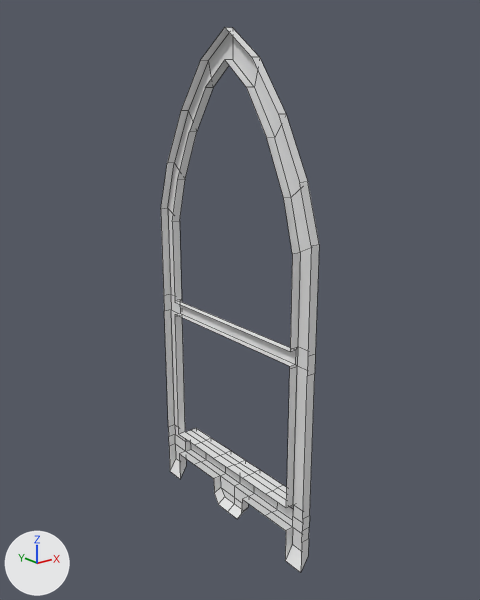
One commit to the FBX model LunaProject/Assets/Steven/FBXs/Window.fbx: the scene before it, then after it.
Both versions are drawn from a camera (50 mm lens) standing at (-9.59, -12.14, 7.13) and looking at (-2.75, -3.59, 3.71). Every picture has the same lights, and +X, +Y and +Z are marked at lower left. Mesh edges are drawn as thin lines. Where no turn or scale is listed for an object, it has been applied to the vertices.

Objects in the first picture: 'Window'.
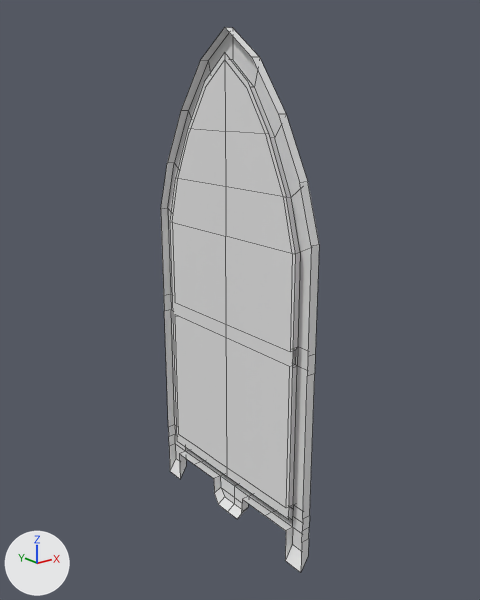
Diff of the bpy script that builds the scene:
```diff
--- a/LunaProject/Assets/Steven/FBXs/Window.fbx.py
+++ b/LunaProject/Assets/Steven/FBXs/Window.fbx.py
@@ me_cube_003 @@
+me_cube_003.from_pydata([(0.0, 1.68, -7.41), (0.0, 1.68, -2.88), (0.0, 0.54, -0.44), (0.0, 1.05, -1.18), (0.0, 1.45, -2.05), (0.0, -1.68, -7.41), (0.0, -1.68, -2.88), (0.0, -0.54, -0.44), (0.0, 0.0, -0.02), (0.0, -1.05, -1.18), (0.0, 0.0, -1.18), (0.0, 0.0, -2.05), (0.0, -1.45, -2.05), (0.0, 0.0, -7.41), (0.0, 0.0, -2.88)], [], [(11, 4, 3, 10), (14, 1, 4, 11), (0, 1, 14, 13), (10, 3, 2, 8), (11, 10, 9, 12), (14, 11, 12, 6), (5, 13, 14, 6), (10, 8, 7, 9)])
@@ ob_window_plane @@
+ob_window_plane = bpy.data.objects.new('Window_Plane', me_cube_003)
+ob_window_plane.location = (-3.0, -3.54, 7.72)
```

Where the change shows, as pixel boxes (x1, y1, x2, y2) in the pictures (480 x 600 px):
'Window_Plane', added
    after: (170, 52, 296, 520)
